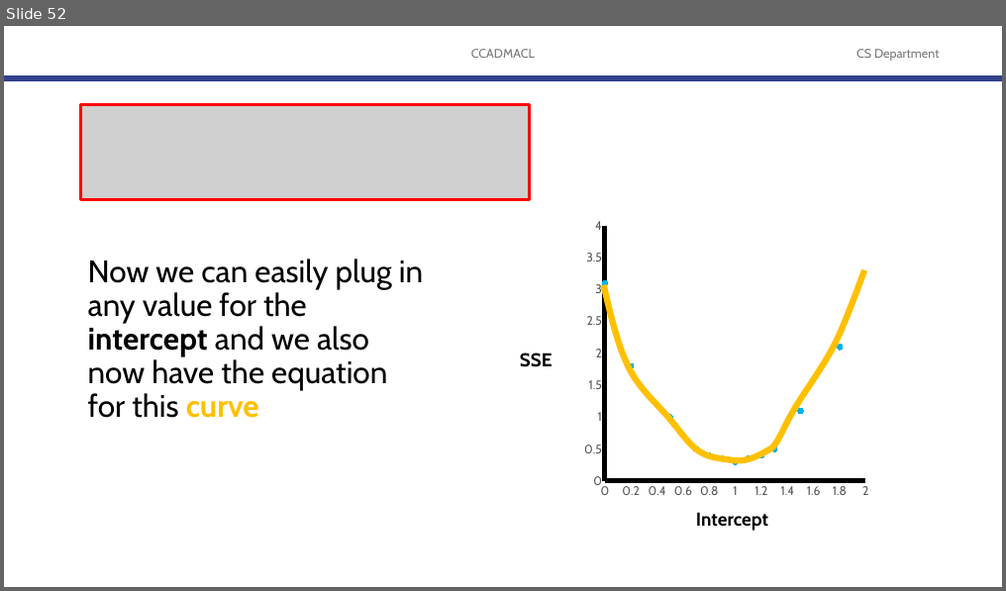
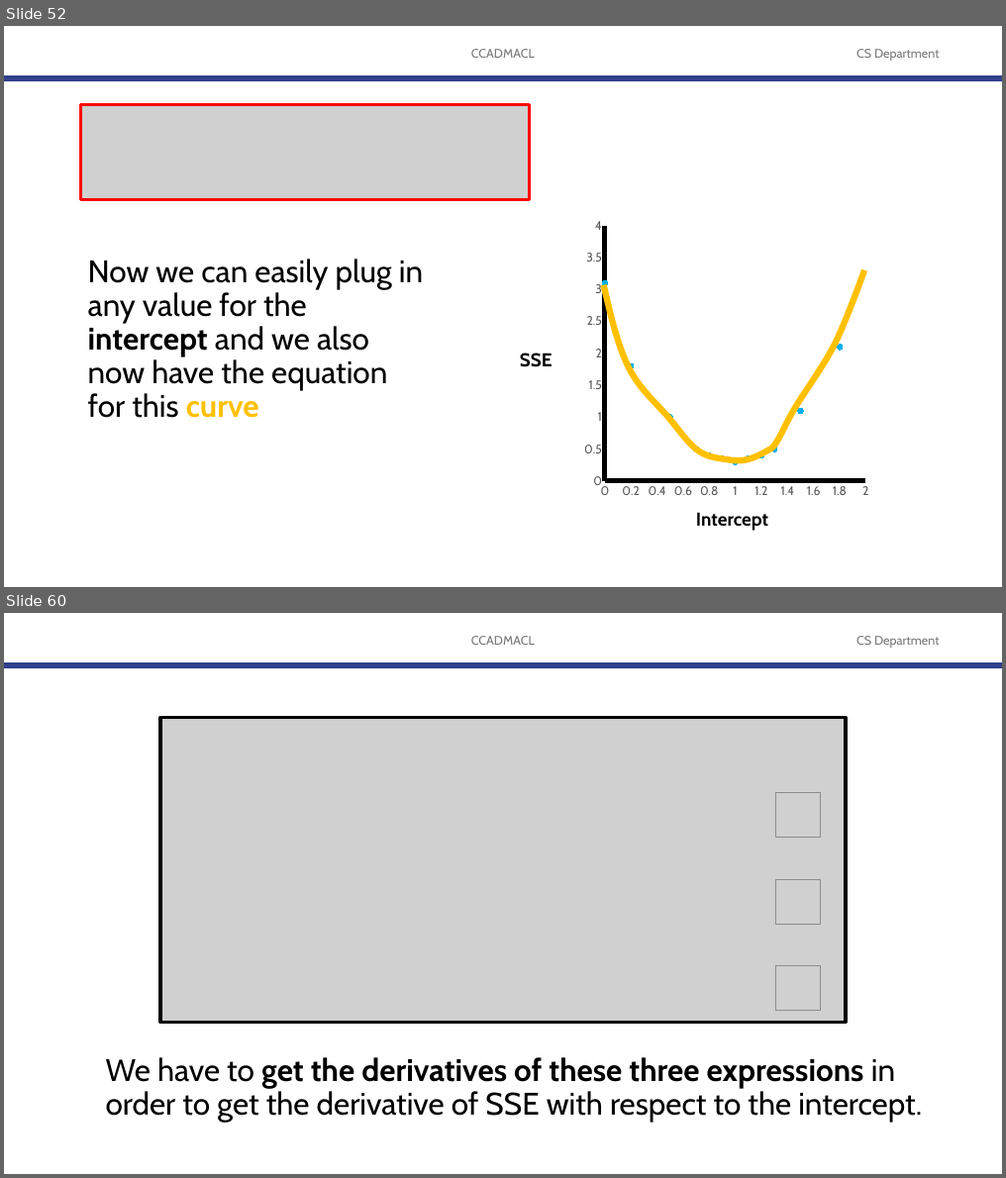
Before and after one commit to robitussin/CCDEPLRL, a slide deck: 2 - Training Neural Networks/Gradient Descent.pptx. Shown one above the other, each under a label of ours: slide 52 before the commit, slides 52 and 60 after it; the slides between them are not shown. The pictures are 1006x591 and 1006x1178 pixels, drawn with LibreOffice and Linux fonts; fonts in the diff are those of the drawing; grey boxes stand for pictures; background and template pictures are left out. Boxes give left, top, right and bottom in pixels: in the first picture for what was removed or moved away, otherwise in the second. Text is boxed around its words. In the diff, an @@ line names an element or a change of style, - is before the commit and + after.

```diff
--- a/2 - Training Neural Networks/Gradient Descent.pptx
+++ b/2 - Training Neural Networks/Gradient Descent.pptx
@@ slide 60 added at bbox=[4, 613, 1002, 1174], background #FFFFFF; not listed: 3 template elements that a slide beside it also shows @@
@@ picture added at bbox=[160, 717, 846, 1023] @@
@@ picture added at bbox=[776, 793, 820, 838] @@
@@ picture added at bbox=[776, 879, 820, 924] @@
@@ picture added at bbox=[776, 966, 820, 1011] @@
@@ text added at bbox=[106, 1058, 922, 1122], 30 pt, text #000000 @@
+We have to get the derivatives of these three expressions in order to get the derivative of SSE with respect to the intercept.
```
Also in this commit, not shown: 6 slides changed, 48 other slides added.
